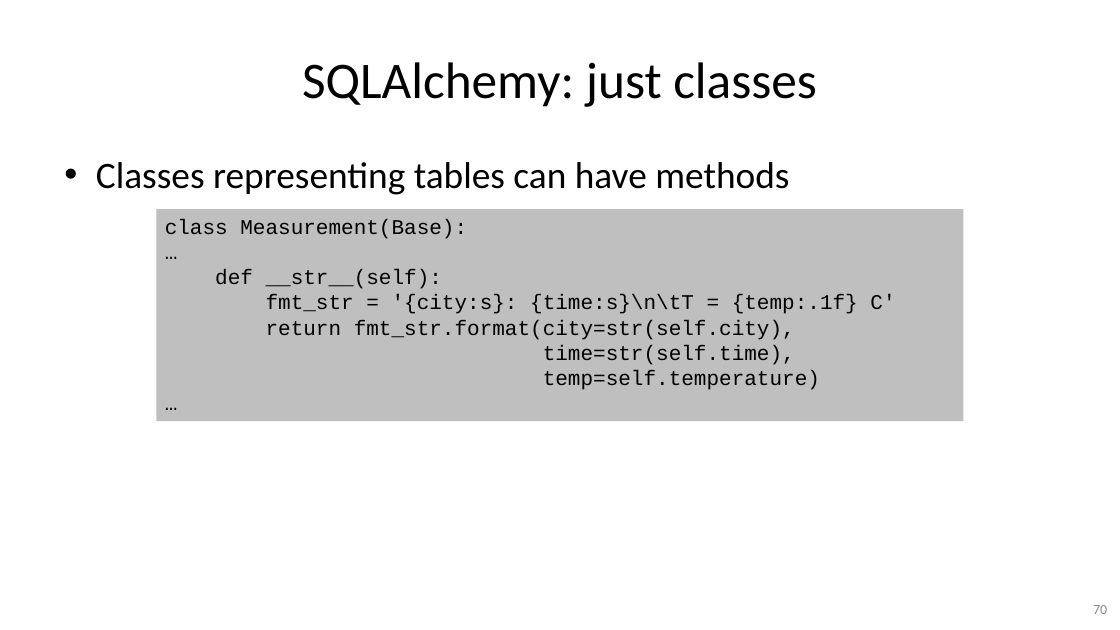
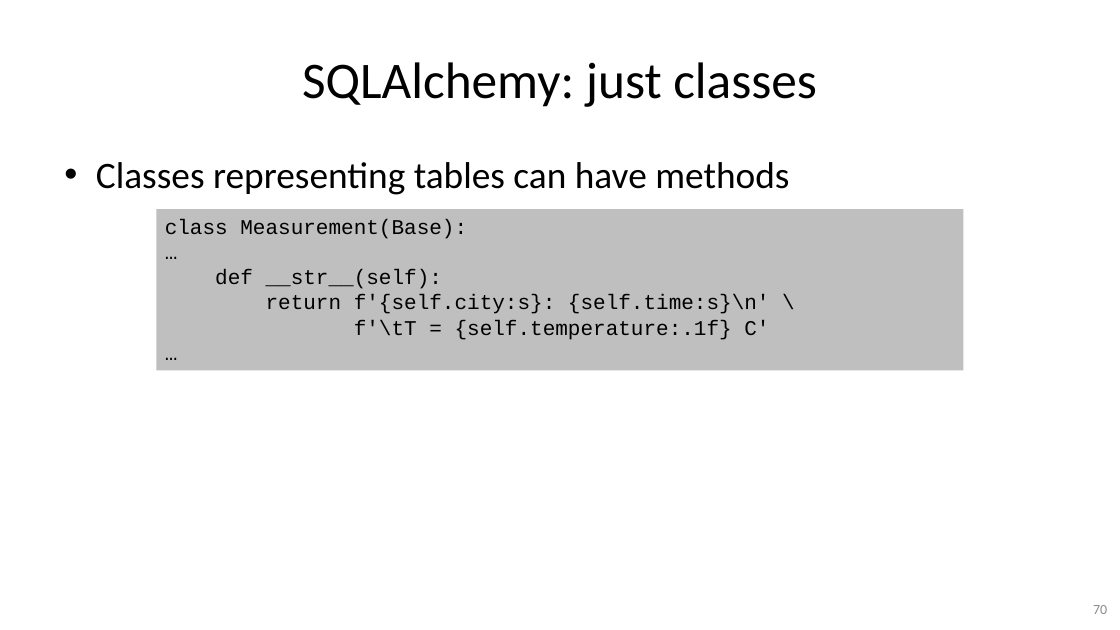
Before and after one commit to gjbex/Python-for-data-science, a slide deck: slide 70 of python_for_data_science.pptx. Drawn at 1120x630 pixels with LibreOffice and Linux fonts; fonts in the diff are those of the drawing. Boxes give left, top, right and bottom in pixels: in the first picture for what was removed or moved away, otherwise in the second. Text is boxed around its words. In the diff, an @@ line names an element or a change of style, - is before the commit and + after.

Commit message:
Use f-strings rather than format

```diff
--- a/python_for_data_science.pptx
+++ b/python_for_data_science.pptx
@@ rectangle "class Measurement(Base):": place and size @@
-rectangle "class Measurement(Base):" at (156,209,964,421)
+rectangle "class Measurement(Base):" at (156,209,964,371)
@@ text in rectangle at (266,294,770,340): text changed @@
-fmt_str = '{city:s}: {time:s}\n\tT = {temp:.1f} C'
-return fmt_str.format(city=str(self.city),
-time=str(self.time),
-temp=self.temperature)
+return f'{self.city:s}: {self.time:s}\n' \
+f'\tT = {self.temperature:.1f} C'
```
Also in this commit, not shown: 2 other slides changed.
